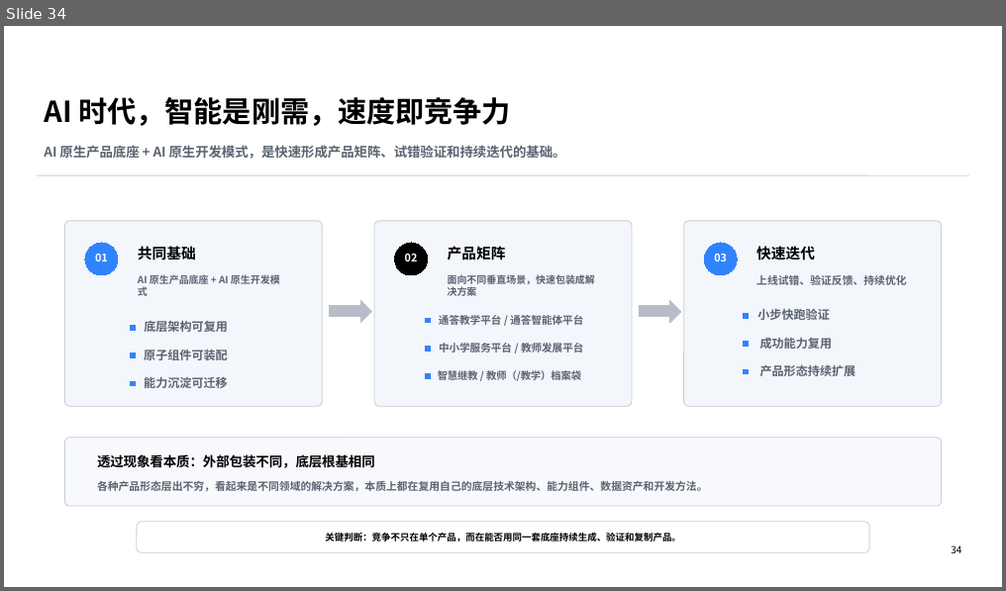
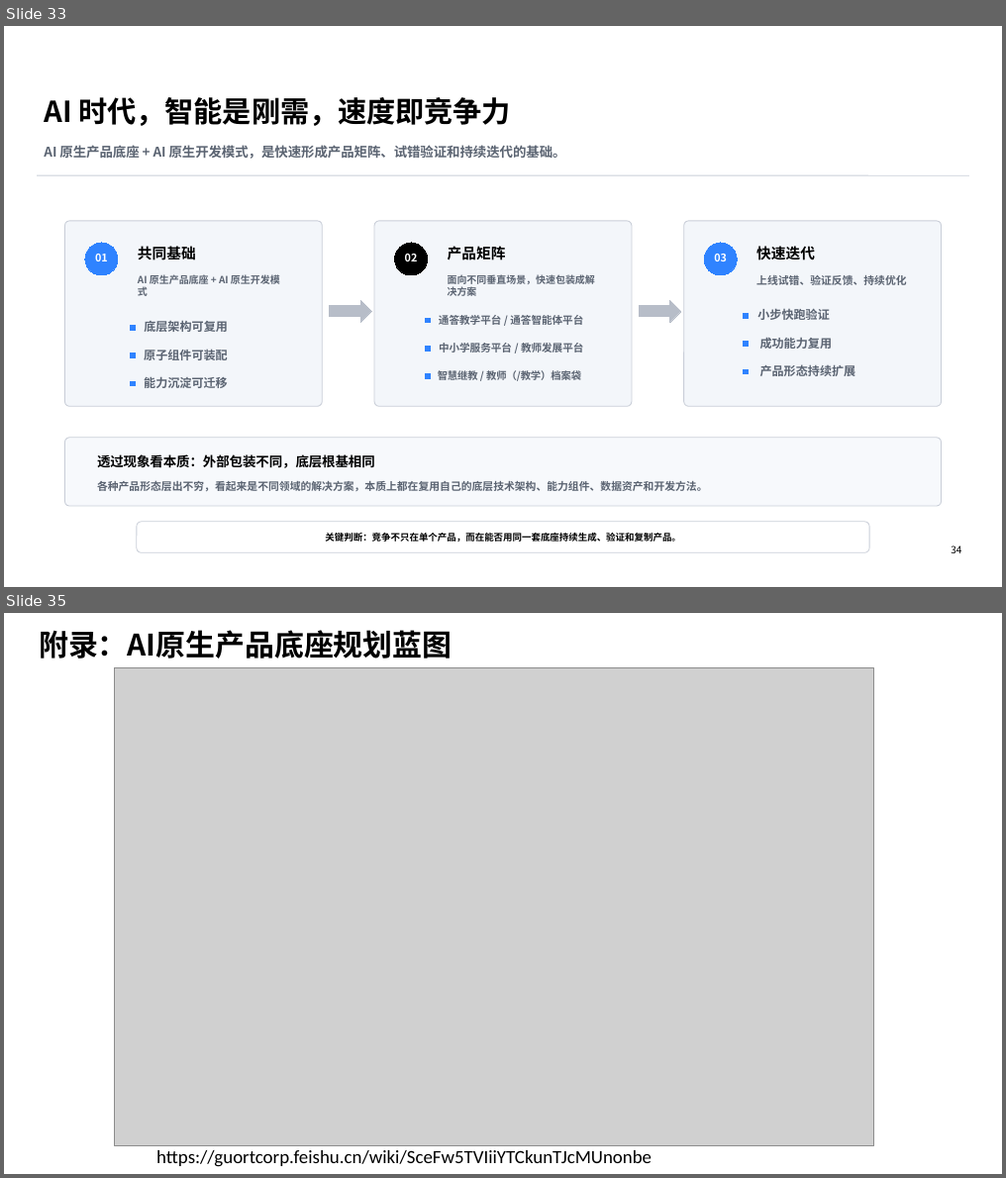
Before and after one commit to myniuniu/guoren-v2, a slide deck: outputs/combined-training-platform-ai-native-plan-v2.pptx. Shown one above the other, each under a label of ours: slide 34 before the commit, slides 33 and 35 after it; the slides between them are not shown. The pictures are 1006x591 and 1006x1178 pixels, drawn with LibreOffice and Linux fonts; fonts in the diff are those of the drawing; grey boxes stand for pictures. Boxes give left, top, right and bottom in pixels: in the first picture for what was removed or moved away, otherwise in the second. Text is boxed around its words. In the diff, an @@ line names an element or a change of style, - is before the commit and + after.

```diff
--- a/outputs/combined-training-platform-ai-native-plan-v2.pptx
+++ b/outputs/combined-training-platform-ai-native-plan-v2.pptx
@@ slide 35 added at [4,613,1002,1174], background #FFFFFF @@
@@ text added at [39,630,451,659], 28.5 pt, text #000000, bold @@
+附录：AI原生产品底座规划蓝图
@@ picture added at [114,667,874,1146] @@
@@ text added at [156,1151,651,1167], 18 pt, text #000000 @@
+https://guortcorp.feishu.cn/wiki/SceFw5TVIiiYTCkunTJcMUnonbe
@@ what was slide 34 is now slide 33 @@
```
Also in this commit, not shown: 1 slide changed, 6 other files.
